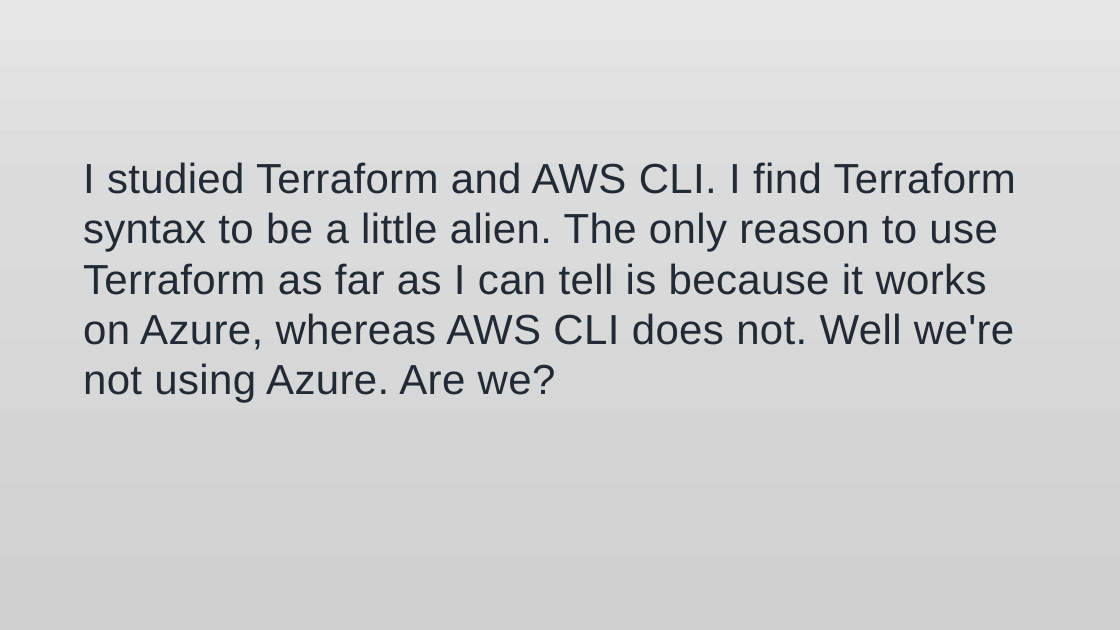
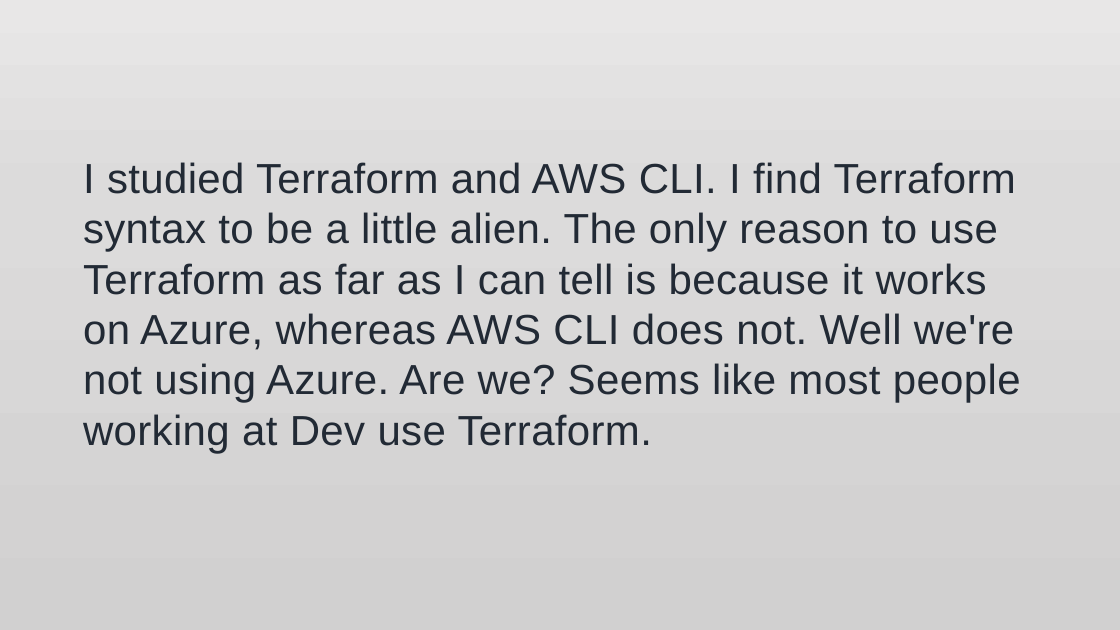
Before and after one commit to jonathan-r-jones/Composable-Batch-Files, a slide deck: slide 2 of jaws.pptx. Drawn at 1120x630 pixels with LibreOffice and Linux fonts; fonts in the diff are those of the drawing; background and template pictures are left out. Boxes give left, top, right and bottom in pixels: in the first picture for what was removed or moved away, otherwise in the second. Text is boxed around its words. In the diff, an @@ line names an element or a change of style, - is before the commit and + after.

```diff
--- a/jaws.pptx
+++ b/jaws.pptx
@@ text at bbox=[83, 162, 1021, 453]: text changed @@
-I studied Terraform and AWS CLI. I find Terraform syntax to be a little alien. The only reason to use Terraform as far as I can tell is because it works on Azure, whereas AWS CLI does not. Well we're not using Azure. Are we?
+I studied Terraform and AWS CLI. I find Terraform syntax to be a little alien. The only reason to use Terraform as far as I can tell is because it works on Azure, whereas AWS CLI does not. Well we're not using Azure. Are we? Seems like most people working at Dev use Terraform.
```
Also in this commit, not shown: 4 other files.
